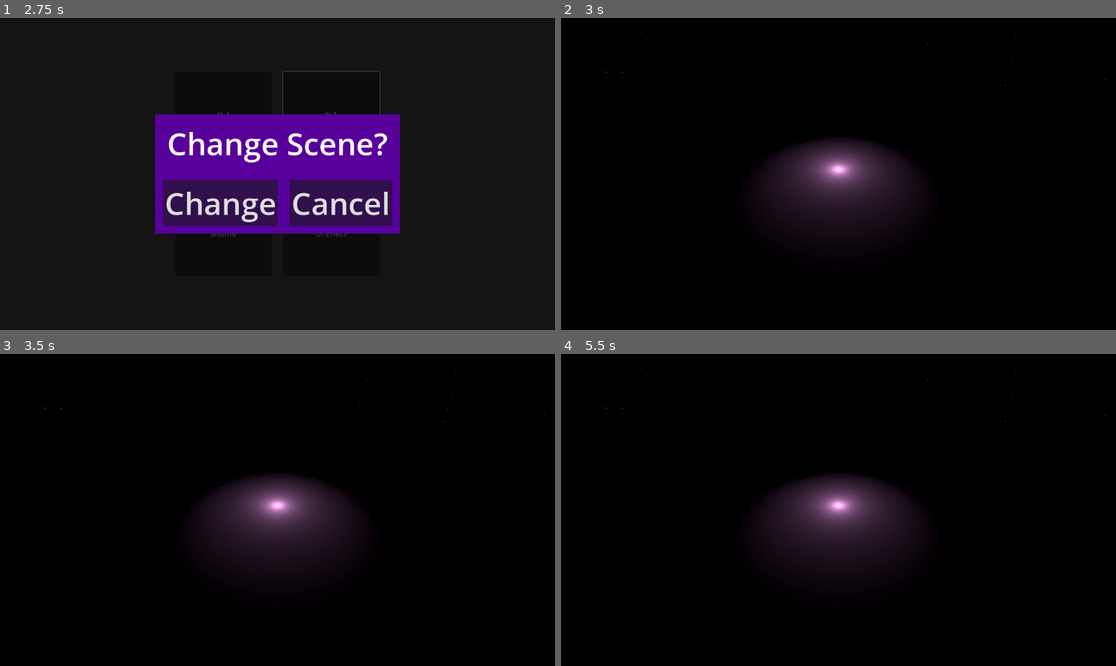
Above: before the commit, frames 1-4 (two rows, left to right).
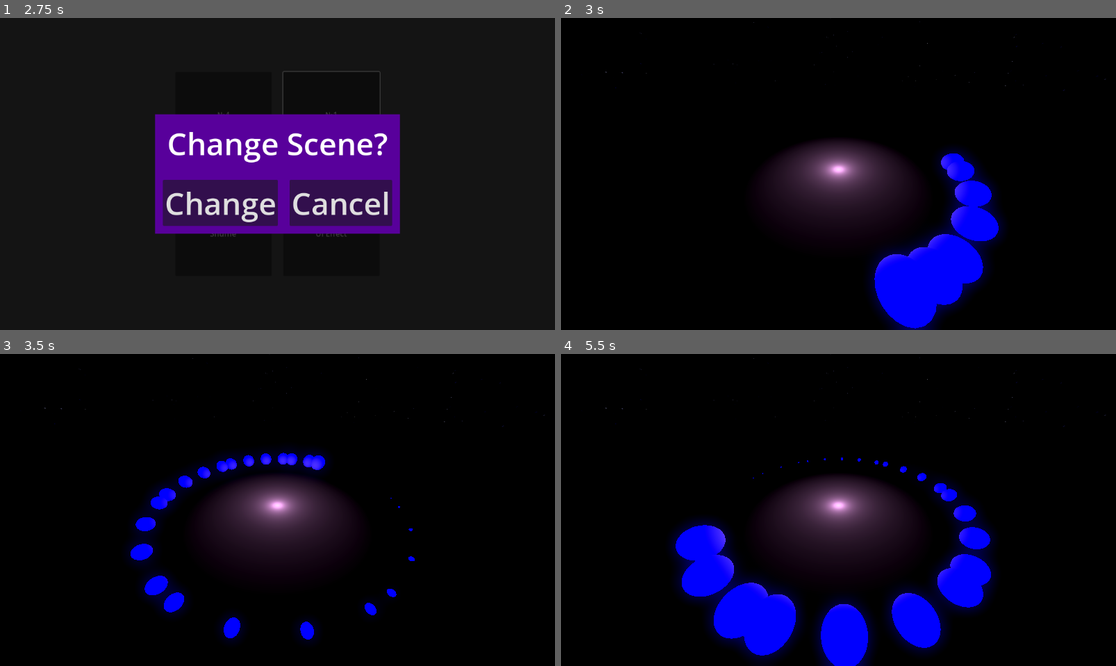
Above: after the commit, the same moments.

Repository: ash4rk/sphere-around-the-campfire
Game: Godot game, scene res://main.tscn
The game is run twice, just before and just after one commit, with the same random seed, the same clock (stepped at 60 frames per second) and the same inputs.
Inputs:
- Up to frame 1 (2.75 s): click "№1 Change Scene" at 0.5 s; click "№3 Shuffle" at 1.25 s; click "№2 UI Effect" at 2 s
- Up to frame 2 (3 s): click "Change" at 2.75 s
- Up to frame 3 (3.5 s): no input
- Up to frame 4 (5.5 s): no input

Frame 1 is identical in both runs. In frame 2, 7.2% of the frame differs, in the area x 55-80%, y 41-100%; in frame 3, 3.6%; in frame 4, 13%, in the area x 19-79%, y 33-100%.

Commit message:
FEAT: Implement sphere with trail

Diff:
--- /dev/null
+++ b/scenes/sphere.gd
@@ -0,0 +1,14 @@
+extends Node3D
+
+@export var target_node: Node3D
+@export var rotation_radius: float = 5.0
+@export var rotation_speed: float = 1.0
+
+var angle: float = 0.0
+
+func _process(delta: float):
+	angle += rotation_speed * delta
+
+	var x = target_node.position.x + rotation_radius * cos(angle)
+	var z = target_node.position.z + rotation_radius * sin(angle)
+	position = Vector3(x, position.y, z)
--- /dev/null
+++ b/scenes/sphere.tscn
@@ -0,0 +1,35 @@
+[gd_scene load_steps=7 format=3 uid="uid://ccbd05vygv0nb"]
+
+[ext_resource type="Script" path="res://scenes/sphere.gd" id="1_twwus"]
+
+[sub_resource type="StandardMaterial3D" id="StandardMaterial3D_j8xgb"]
+emission_enabled = true
+emission = Color(0, 0, 3, 1)
+emission_energy_multiplier = 6.0
+
+[sub_resource type="Curve" id="Curve_ppgx8"]
+_data = [Vector2(0, 0.881818), 0.0, 0.0, 0, 0, Vector2(1, 0.0545454), 0.0, 0.0, 0, 0]
+point_count = 2
+
+[sub_resource type="CurveTexture" id="CurveTexture_nri34"]
+curve = SubResource("Curve_ppgx8")
+
+[sub_resource type="ParticleProcessMaterial" id="ParticleProcessMaterial_uc2ci"]
+gravity = Vector3(0, 0, 0)
+scale_curve = SubResource("CurveTexture_nri34")
+
+[sub_resource type="SphereMesh" id="SphereMesh_c1acb"]
+
+[node name="Sphere" type="CSGSphere3D"]
+material_override = SubResource("StandardMaterial3D_j8xgb")
+radial_segments = 24
+rings = 24
+script = ExtResource("1_twwus")
+
+[node name="Trail" type="GPUParticles3D" parent="."]
+material_override = SubResource("StandardMaterial3D_j8xgb")
+amount = 24
+lifetime = 0.7
+fixed_fps = 60
+process_material = SubResource("ParticleProcessMaterial_uc2ci")
+draw_pass_1 = SubResource("SphereMesh_c1acb")
--- a/scenes/sphere_and_fire.tscn
+++ b/scenes/sphere_and_fire.tscn
@@ -1,7 +1,8 @@
-[gd_scene load_steps=8 format=3 uid="uid://bllbepjpxmjuo"]
+[gd_scene load_steps=9 format=3 uid="uid://bllbepjpxmjuo"]
 
 [ext_resource type="PackedScene" uid="uid://dwvwl8uyu18am" path="res://scenes/fire.tscn" id="1_gosva"]
 [ext_resource type="Texture2D" uid="uid://b8qmbandcxqsc" path="res://assets/equitangular_stars_sky.png" id="2_0i614"]
+[ext_resource type="PackedScene" uid="uid://ccbd05vygv0nb" path="res://scenes/sphere.tscn" id="3_m4p52"]
 
 [sub_resource type="PanoramaSkyMaterial" id="PanoramaSkyMaterial_miy3e"]
 panorama = ExtResource("2_0i614")
@@ -12,6 +13,15 @@
 [sub_resource type="Environment" id="Environment_vpxjb"]
 background_mode = 2
 sky = SubResource("Sky_x0rbg")
+ssil_radius = 0.98
+ssil_intensity = 5.78
+glow_enabled = true
+glow_levels/3 = 0.8
+glow_levels/4 = 0.5
+glow_levels/5 = 0.0
+glow_intensity = 0.13
+glow_strength = 0.93
+glow_blend_mode = 0
 
 [sub_resource type="PlaneMesh" id="PlaneMesh_mqk0i"]
 size = Vector2(100, 100)
@@ -21,9 +31,6 @@
 
 [node name="World" type="Node"]
 
-[node name="Fire" parent="." instance=ExtResource("1_gosva")]
-transform = Transform3D(1, 0, 0, 0, 1, 0, 0, 0, 1, 0, 0.318886, 0)
-
 [node name="WorldEnvironment" type="WorldEnvironment" parent="."]
 environment = SubResource("Environment_vpxjb")
 
@@ -31,11 +38,19 @@
 transform = Transform3D(1, 0, 0, 0, 1, 0, 0, 0, 1, 0, 1.79841, 0)
 sky_mode = 2
 
+[node name="Fire" parent="." instance=ExtResource("1_gosva")]
+transform = Transform3D(1, 0, 0, 0, 1, 0, 0, 0, 1, 0, 0.318886, 0)
+
 [node name="Floor" type="CSGMesh3D" parent="."]
 transform = Transform3D(1, 0, 0, 0, 1, 0, 0, 0, 1, 0, 0.0482047, 0)
 mesh = SubResource("PlaneMesh_mqk0i")
 material = SubResource("StandardMaterial3D_303v5")
 
+[node name="Sphere" parent="." node_paths=PackedStringArray("target_node") instance=ExtResource("3_m4p52")]
+transform = Transform3D(1, 0, 0, 0, 1, 0, 0, 0, 1, 0, 0.91647, 5.15282)
+target_node = NodePath("../Fire")
+rotation_speed = 8.0
+
 [node name="Camera3D" type="Camera3D" parent="."]
 transform = Transform3D(1, 0, 0, 0, 0.791224, 0.611527, 0, -0.611527, 0.791224, 0, 4, 5.5)
 fov = 100.0
